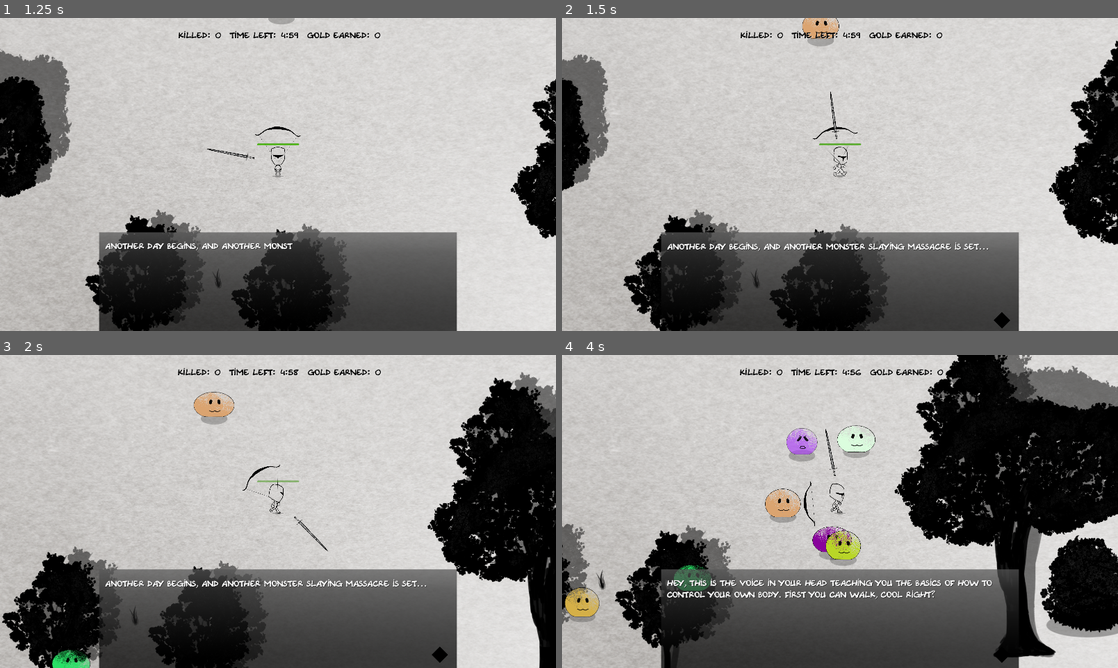
Above: before the commit, frames 1-4 (two rows, left to right).
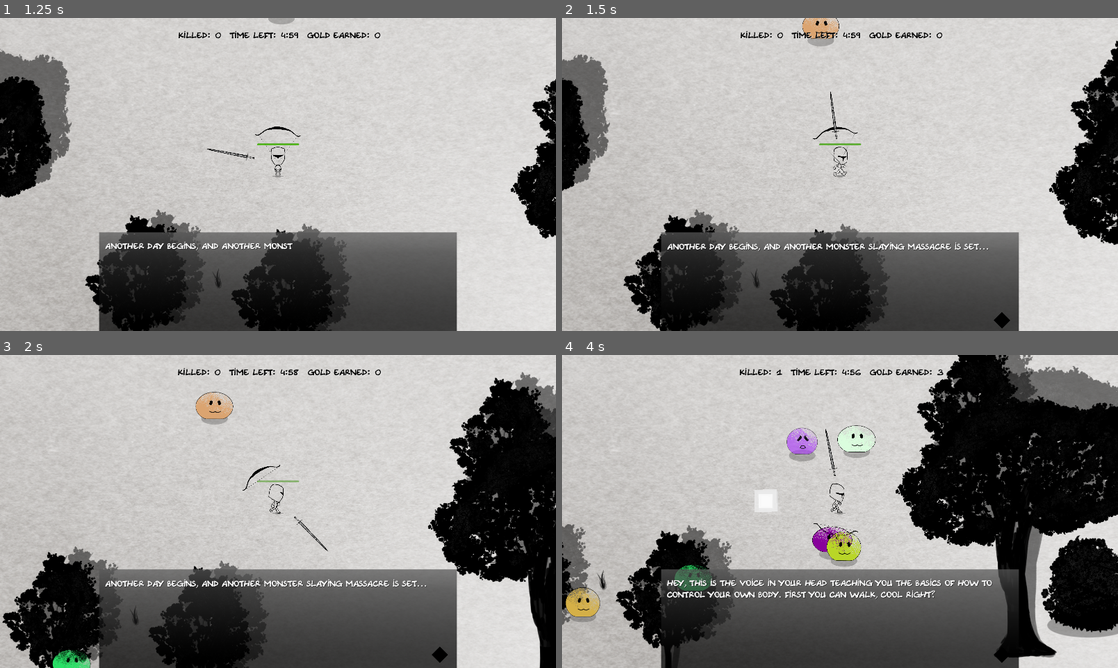
Above: after the commit, the same moments.

Repository: Raurs2/frontier-knight
Game: Godot game, scene res://scenes/main_menu.tscn
Two runs of this game, one before a commit and one after it. Both use one fixed random seed, a clock stepped at 60 frames per second and the inputs below.
Inputs (mouse positions are in pixels of both pictures, inside the frame that each line leads up to):
- Up to frame 1 (1.25 s): click "New Game" at 0.5 s
- Up to frame 2 (1.5 s): move the mouse to (962, 158) at 1.27 s; hold D (move_right) from 1.28 s (still down); tap Space (action) at 1.35 s
- Up to frame 3 (2 s): keep holding D (move_right)
- Up to frame 4 (4 s): move the mouse to (728, 527) at 2.02 s; release D (move_right) at 2.03 s; hold S (move_down) 2.03-2.78 s; tap Space (action) at 2.1, 2.85, 3.6 s; move the mouse to (895, 442) at 2.77 s; hold D (move_right) 2.78-3.53 s; move the mouse to (812, 574) at 3.52 s; hold W (move_up) from 3.53 s (still down)

Frame 1 is identical in both runs. In frame 2, 0.3% of the frame differs, in the area x 0-100%, y 0-100%; in frame 3, 1.7%; in frame 4, 4.8%.

Commit message:
late night fixes

Diff:
--- a/project.godot
+++ b/project.godot
@@ -143,6 +143,16 @@
 , Object(InputEventKey,"resource_local_to_scene":false,"resource_name":"","device":-1,"window_id":0,"alt_pressed":false …(183 unchanged characters)…
 ]
 }
+skip={
+"deadzone": 0.5,
+"events": [Object(InputEventKey,"resource_local_to_scene":false,"resource_name":"","device":-1,"window_id":0,"alt_pressed":false,"shift_pressed":false,"ctrl_pressed":false,"meta_pressed":false,"pressed":false,"keycode":0,"physical_keycode":4194325,"key_label":0,"unicode":0,"location":0,"echo":false,"script":null)
+]
+}
+fast_foward={
+"deadzone": 0.5,
+"events": [Object(InputEventMouseButton,"resource_local_to_scene":false,"resource_name":"","device":-1,"window_id":0,"alt_pressed":false,"shift_pressed":false,"ctrl_pressed":false,"meta_pressed":false,"button_mask":0,"position":Vector2(0, 0),"global_position":Vector2(0, 0),"factor":1.0,"button_index":2,"canceled":false,"pressed":false,"double_click":false,"script":null)
+]
+}
 
 [layer_names]
 
--- a/resources/save_manager.gd
+++ b/resources/save_manager.gd
@@ -22,11 +22,7 @@
 	if FileAccess.file_exists(SAVE_PATH):
 		DirAccess.remove_absolute(SAVE_PATH)
 
-	var err = ResourceSaver.save(stats, SAVE_PATH, ResourceSaver.FLAG_REPLACE_SUBRESOURCE_PATHS)
-	if err != OK:
-		print("Failed to save game! Error code:", err)
-	else:
-		print("Game saved successfully!")
+	ResourceSaver.save(stats, SAVE_PATH, ResourceSaver.FLAG_REPLACE_SUBRESOURCE_PATHS)
 
 
 func load_game():
@@ -34,13 +30,10 @@
 		var loaded_data = ResourceLoader.load(SAVE_PATH)
 		if loaded_data:
 			stats = loaded_data.duplicate(true)
-			print("Game loaded successfully!")
 			return true
 		else:
-			print("Failed to load game: File might be corrupted.")
 			return false
 	else:
-		print("Save file does not exist.")
 		return false
 
 func save_settings():
@@ -48,17 +41,15 @@
 	if FileAccess.file_exists(SETTINGS_PATH):
 		DirAccess.remove_absolute(SETTINGS_PATH)
 
-	var err = ResourceSaver.save(config, SETTINGS_PATH, ResourceSaver.FLAG_REPLACE_SUBRESOURCE_PATHS)
-	if err != OK:
-		print("Failed to save settings! Error code:", err)
+	ResourceSaver.save(config, SETTINGS_PATH, ResourceSaver.FLAG_REPLACE_SUBRESOURCE_PATHS)
 
 func load_settings():
 	if ResourceLoader.exists(SETTINGS_PATH):
 		var loaded_data = ResourceLoader.load(SETTINGS_PATH)
 		if loaded_data:
 			config = loaded_data.duplicate(true)
-			print("Settings loaded successfully!")
+			return true
 		else:
-			print("Failed to load settings: File might be corrupted.")
+			return false
 	else:
-		print("⚠Settings file does not exist.")
+		return false
--- a/resources/stats.gd
+++ b/resources/stats.gd
@@ -6,8 +6,8 @@
 const MIN_STATS = 0
 const MIN_GOLD = 0
 #player Stats
-@export var player_stats = {'hp' : 100.0, 'str' : 20, 'def' : 10, 'dex' : 20, 'spd' : 10.0}
-@export var gold = 100
+@export var player_stats = {'hp' : 100.0, 'str' : 20, 'def' : 20, 'dex' : 20, 'spd' : 20.0}
+@export var gold = MAX_GOLD
 
 #Girl Stats
 @export var girl_stats = {'mood' : 1, 'trust' : 1, 'hunger' : 100}
@@ -16,7 +16,7 @@
 
 #Events
 @export var events = {'Tutorial' : false, 'Wooden Doll' : false, 'Marbles' : false, 'Crayon' : false, 'Rag Doll' : false, 'Storybook' : false, 'Chess' : false,
-'Well Made Doll' : false, 'Magicstation' : false}
+'Well Made Doll' : false, 'Magicstation' : false, 'Birthday' : false}
 
 #System Stats
 @export var day_time = 1
@@ -40,13 +40,9 @@
 			add_stat(stat, value, player_stats)
 		if inventory.has(item_name):
 			inventory[item_name].add_quantity(1)
-			print(inventory[item_name])
 
 		else:
 			inventory[item_name] = Item.new(1, max_stack)
-			print(inventory[item_name])
-			print('new')
-			print(item_name)
 
 func remove_item(item_name: String):
 	if inventory.has(item_name):
--- a/scripts/bow.gd
+++ b/scripts/bow.gd
@@ -7,7 +7,7 @@
 var speed = SaveManager.stats.player_stats['dex']
 
 func _ready() -> void:
-	timer.start(30.0/speed)
+	timer.start(1.0 * 1000 / (1000 + speed))
 
 func _physics_process(_delta: float) -> void:
 	var enemies_in_range = get_overlapping_bodies()
--- a/scripts/house.gd
+++ b/scripts/house.gd
@@ -191,11 +191,11 @@
 	connect_buttons_give(magic_s_btn, give_magic_s_btn, 'Magicstation', 9.75, 'trust', 28.5, 100)
 	#potion
 	connect_item_button(str_potion_btn, "STR Potion", 3, "str", 2, 100)
-	connect_item_button(dex_potion_btn, "DEX Potion", 3, "str", 2, 100)
-	connect_item_button(def_potion_btn, "DEF Potion", 3, "str", 2, 100)
-	connect_item_button(spd_potion_btn, "SPD Potion", 3, "str", 2, 100)
-	connect_item_button(hp_potion_btn, "HP Potion", 3, "str", 2, 100)
-	connect_item_button(ult_potion_btn, "ULTIMA Potion", 9, "Random", 1, 100)
+	connect_item_button(dex_potion_btn, "DEX Potion", 3, "dex", 2, 100)
+	connect_item_button(def_potion_btn, "DEF Potion", 3, "def", 2, 100)
+	connect_item_button(spd_potion_btn, "SPD Potion", 3, "spd", 2, 100)
+	connect_item_button(hp_potion_btn, "HP Potion", 3, "hp", 2, 100)
+	connect_item_button(ult_potion_btn, "ULTIMA Potion", 9, "random", 1, 100)
 	if not SaveManager.stats.events['Tutorial']:
 		dialog_box.is_dialog_started = true
 		dialog_box.dialog_index = 1
@@ -224,7 +224,7 @@
 		eat_noble_btn: "Noble Meal"
 		}
 
-func _process(delta: float) -> void:
+func _process(_delta: float) -> void:
 	pass_time()
 	determine_mood()
 	determine_trust()
@@ -239,19 +239,19 @@
 			button.visible = false
 
 
-func connect_buttons_give(button1: Button, button2: Button, name: String, price_multiplier: float, stat_type: String, stat_multiplier: float, quantity: int):
-	connect_item_button(button1, name, price_multiplier, stat_type, stat_multiplier, quantity)
-	connect_give_button(button2, name, stat_multiplier, price_multiplier)
-
-
-func connect_give_button(button: Button, name: String, stat_multiplier: float, price_multiplier: float):
+func connect_buttons_give(button1: Button, button2: Button, nome: String, price_multiplier: float, stat_type: String, stat_multiplier: float, quantity: int):
+	connect_item_button(button1, nome, price_multiplier, stat_type, stat_multiplier, quantity)
+	connect_give_button(button2, nome, stat_multiplier, price_multiplier)
+
+
+func connect_give_button(button: Button, nome: String, stat_multiplier: float, price_multiplier: float):
 	var stat_value = int(BASE_STAT_UP * stat_multiplier)
 	var stat_text = "Trust +%d" % stat_value
 	var price = int(BASE_PRICE * price_multiplier)
 	var price_text = "Mood +%d " % price
 
-	button.pressed.connect(func(): _on_give_item_btn_pressed(name, stat_value, price))
-	button.mouse_entered.connect(func(): _on_give_item_btn_mouse_entered(button, name, price_text, stat_text))
+	button.pressed.connect(func(): _on_give_item_btn_pressed(nome, stat_value, price))
+	button.mouse_entered.connect(func(): _on_give_item_btn_mouse_entered(button, nome, price_text, stat_text))
 	button.mouse_exited.connect(func(): _on_item_btn_mouse_exited())
 
 
@@ -542,9 +542,9 @@
 
 func _on_item_btn_pressed(item_name: String, price: int, stat_type: String, stat_value: int, max_amount: int) -> void:
 	ButtonSound.play_click_sound()
-	if stat_type == 'Random':
+	if stat_type == 'random':
 		var types = {1 : 'str', 2 : 'def', 3 : 'spd', 4 : 'dex', 5 : 'hp'}
-		SaveManager.stats.add_stat(types[randi_range(1, 5)], 50, SaveManager.stats.player_stats)
+		SaveManager.stats.add_stat(types[randi_range(1, 5)], stat_value, SaveManager.stats.player_stats)
 	else:
 		SaveManager.stats.add_item(item_name, price, stat_type, stat_value, max_amount)
 	if SaveManager.stats.inventory.has(item_name):
@@ -646,6 +646,7 @@
 			girl_stat_change(50, 50, randi_range(-15, -30))
 			time_slot += 1
 			exit_talk()
+			SaveManager.stats.events['Birthday'] == true
 		else:
 			choose_dialogue(40)
 	else:
--- a/scripts/map_2.gd
+++ b/scripts/map_2.gd
@@ -21,8 +21,8 @@
 		place_random_object()
 
 func place_random_object():
-	var grid_x = randi_range(-MAP_SIZE.x / 2.0 / GRID_SIZE, MAP_SIZE.x / 2.0 / GRID_SIZE) * GRID_SIZE
-	var grid_y = randi_range(-MAP_SIZE.y / 2.0 / GRID_SIZE, MAP_SIZE.y / 2.0 / GRID_SIZE) * GRID_SIZE
+	var grid_x = randi_range(-MAP_SIZE.x / 2 / GRID_SIZE, MAP_SIZE.x / 2 / GRID_SIZE) * GRID_SIZE
+	var grid_y = randi_range(-MAP_SIZE.y / 2 / GRID_SIZE, MAP_SIZE.y / 2 / GRID_SIZE) * GRID_SIZE
 	var grid_position = Vector2(grid_x, grid_y)
 
 	if occupied_positions.has(grid_position):
--- a/scripts/player.gd
+++ b/scripts/player.gd
@@ -13,7 +13,7 @@
 const FADE = 0.5
 const ROTATION_SPEED = 5
 var health = SaveManager.stats.player_stats['hp']
-var speed = SaveManager.stats.player_stats['spd'] + 400
+var speed = 400 * ( ( 1000 + SaveManager.stats.player_stats['spd']) / 1000 )
 var shield = SaveManager.stats.player_stats['def'] / 2.0
 func _ready() -> void:
 	var tween = create_tween()
--- a/scripts/prologue_2.gd
+++ b/scripts/prologue_2.gd
@@ -3,7 +3,6 @@
 @onready var background: TextureRect = $background
 @onready var dialog_box: DialogBox = $DialogBox
 @onready var bgm: Bgm = $Bgm
-@onready var tween: Tween = create_tween()
 const HEROINE = preload("res://assets/prologue/heroine.png")
 const BLOOD = preload("res://assets/prologue/blood.png")
 const DIRT = preload("res://assets/prologue/dirt.png")
@@ -13,7 +12,7 @@
 	dialog_box.is_dialog_started = true
 	bgm.play_audio(1)
 
-func _process(delta: float) -> void:
+func _process(_delta: float) -> void:
 	if dialog_box.dialog_index == 3: # war
 		change_background(BLOOD)
 	elif dialog_box.dialog_index == 5:
@@ -34,11 +33,12 @@
 	if background.texture == new_texture:
 		return
 
-	tween = create_tween()
+	var tween = create_tween().set_trans(Tween.TRANS_LINEAR).set_ease(Tween.EASE_IN_OUT)
+
 	tween.tween_property(background, "modulate", Color(1, 1, 1, 0), 0.1)
-	await tween.finished
+	await tween.finished  # Wait until the fade-out is complete
 
 	background.texture = new_texture
 
-	tween = create_tween()
+	tween = create_tween().set_trans(Tween.TRANS_LINEAR).set_ease(Tween.EASE_IN_OUT)
 	tween.tween_property(background, "modulate", Color(1, 1, 1, 1), 0.1)
